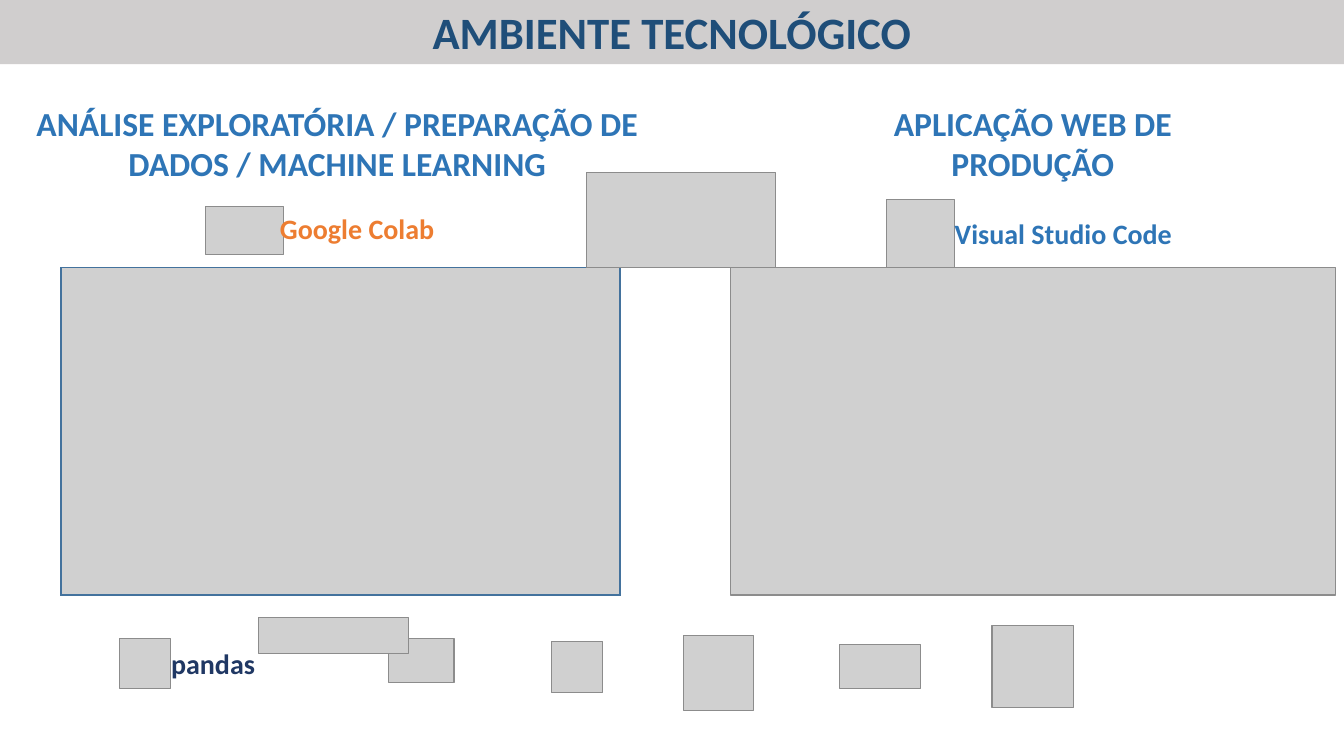
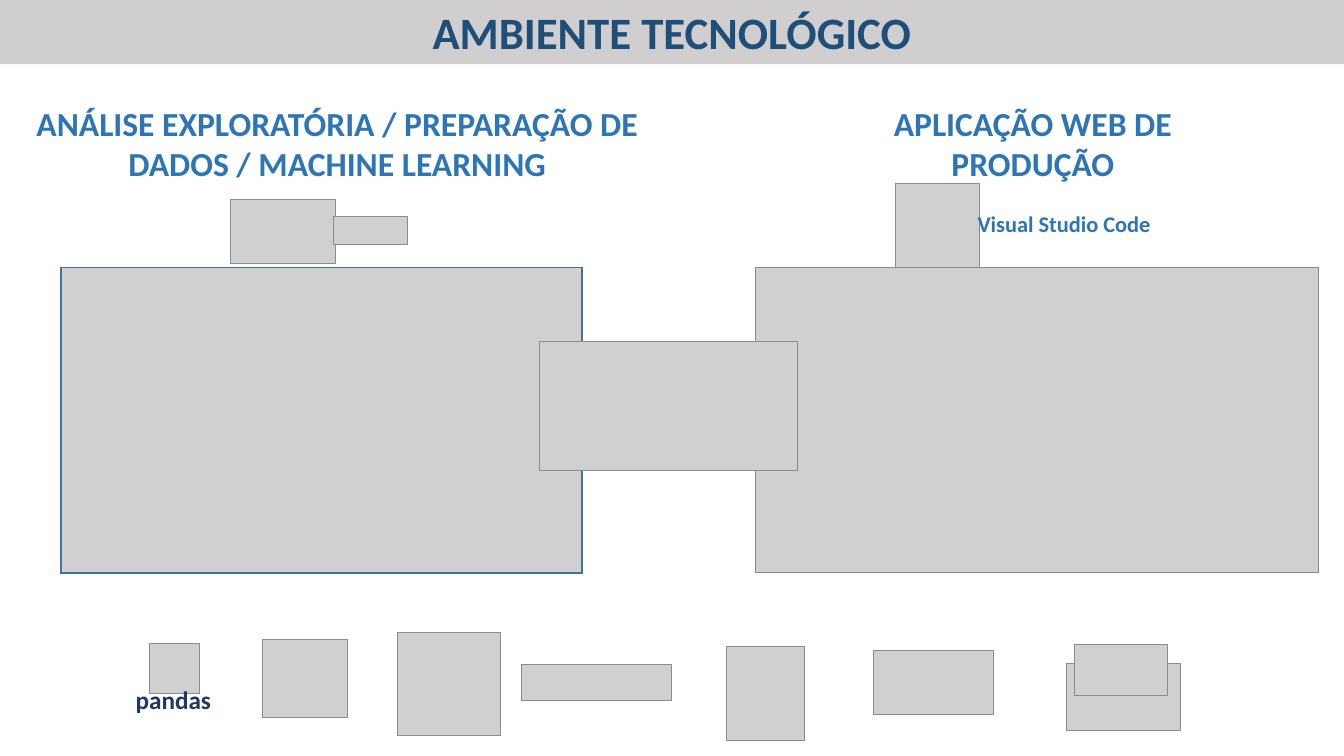
Before and after one commit to salomaofreitasjr/TCC_PUC_MINAS_POS_CIENCIA_DE_DADOS_2023, a slide deck: slide 3 of TCC - Apresentação.pptx. Drawn at 1344x756 pixels with LibreOffice and Linux fonts; fonts in the diff are those of the drawing; grey boxes stand for pictures. Boxes give left, top, right and bottom in pixels: in the first picture for what was removed or moved away, otherwise in the second. Text is boxed around its words. In the diff, an @@ line names an element or a change of style, - is before the commit and + after.

```diff
--- a/TCC - Apresentação.pptx
+++ b/TCC - Apresentação.pptx
@@ picture: place and size @@
-picture at <box>206,207,283,255</box>
+picture at <box>231,200,336,264</box>
@@ picture: place and size @@
-picture at <box>886,200,955,268</box>
+picture at <box>896,184,980,267</box>
@@ text "Visual Studio Code": place and size @@
-text "Visual Studio Code" at <box>955,224,1172,244</box>
+text "Visual Studio Code" at <box>978,213,1150,238</box>
@@ text "Visual Studio Code" at <box>978,213,1150,238</box>: size 20 to 16 pt @@
@@ text removed at <box>280,216,435,246</box> @@
-Google Colab
@@ picture added at <box>334,217,408,245</box> @@
@@ rectangle: place and size @@
-rectangle at <box>60,267,620,595</box>
+rectangle at <box>60,267,582,573</box>
@@ picture: place and size @@
-picture at <box>62,267,619,595</box>
+picture at <box>62,267,582,573</box>
@@ picture: place and size @@
-picture at <box>731,267,1336,595</box>
+picture at <box>755,267,1319,573</box>
@@ picture: place and size @@
-picture at <box>587,172,776,267</box>
+picture at <box>539,342,798,471</box>
@@ picture removed at <box>992,626,1074,708</box> @@
@@ picture: place and size @@
-picture at <box>120,638,170,689</box>
+picture at <box>149,643,200,694</box>
@@ picture added at <box>262,639,348,718</box> @@
@@ picture removed at <box>388,638,454,683</box> @@
@@ picture added at <box>397,633,500,736</box> @@
@@ picture removed at <box>552,641,603,693</box> @@
@@ picture removed at <box>684,635,754,710</box> @@
@@ picture added at <box>726,646,805,741</box> @@
@@ picture added at <box>874,650,994,715</box> @@
@@ picture: place and size @@
-picture at <box>840,644,921,688</box>
+picture at <box>1075,645,1168,696</box>
@@ text "pandas": place and size @@
-text "pandas" at <box>171,654,255,679</box>
+text "pandas" at <box>136,689,211,713</box>
@@ text "pandas" at <box>136,689,211,713</box>: size 20 to 18 pt @@
@@ picture: place and size @@
-picture at <box>259,618,409,654</box>
+picture at <box>522,664,673,701</box>
@@ picture added at <box>1067,663,1181,730</box> @@
```
Also in this commit, not shown: 10 slides added, 22 other files.
